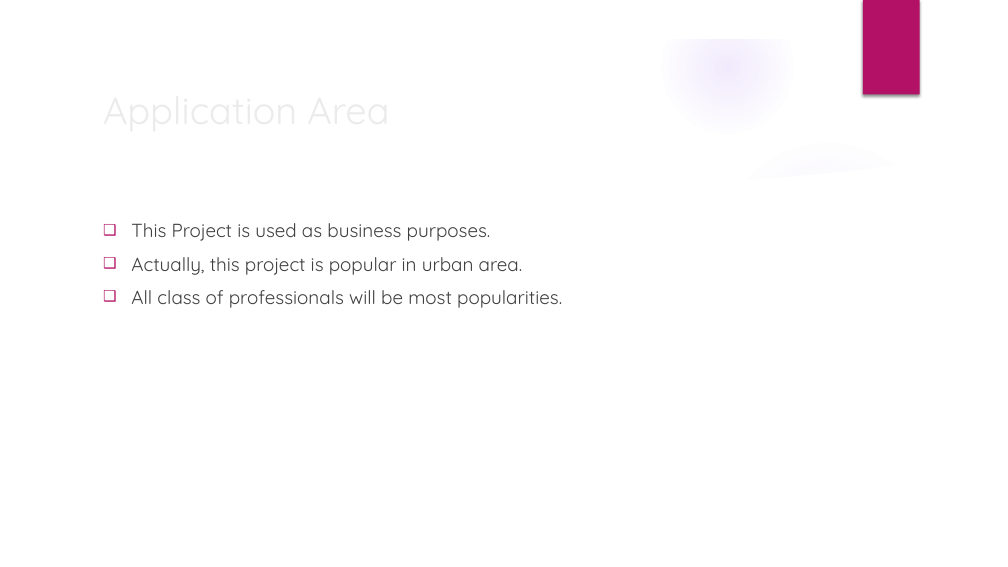
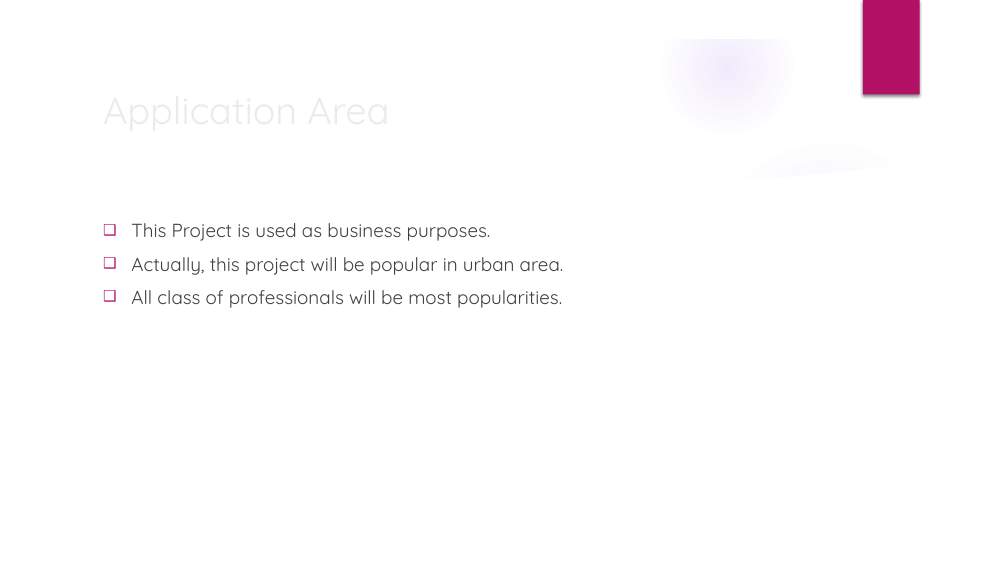
Before and after one commit to ShahabuddinAhmed/Presentation, a slide deck: slide 6 of HouseRenting.pptx. Drawn at 1008x567 pixels with LibreOffice and Linux fonts; fonts in the diff are those of the drawing; background and template pictures are left out. Boxes give left, top, right and bottom in pixels: in the first picture for what was removed or moved away, otherwise in the second. Text is boxed around its words. In the diff, an @@ line names an element or a change of style, - is before the commit and + after.

Commit message:
some error ia corrected

```diff
--- a/HouseRenting.pptx
+++ b/HouseRenting.pptx
@@ text at [131,257,564,275]: text changed @@
-❑ Actually, this project is popular in urban area.
+❑ Actually, this project will be popular in urban area.
```
